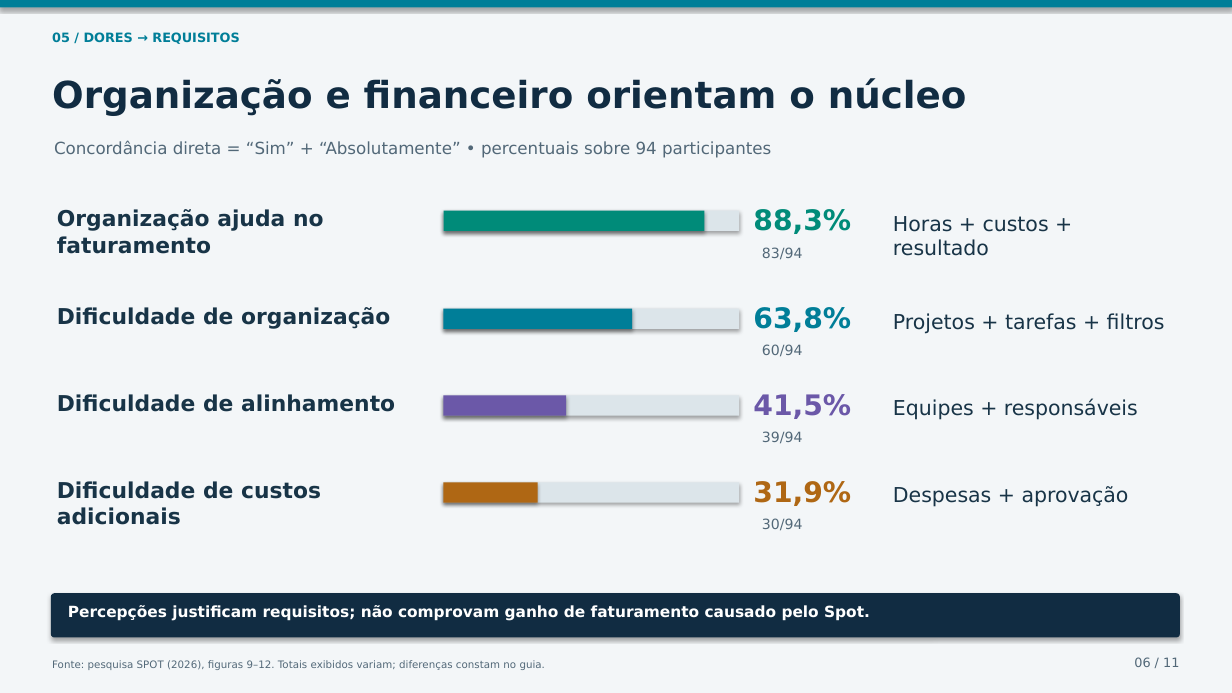
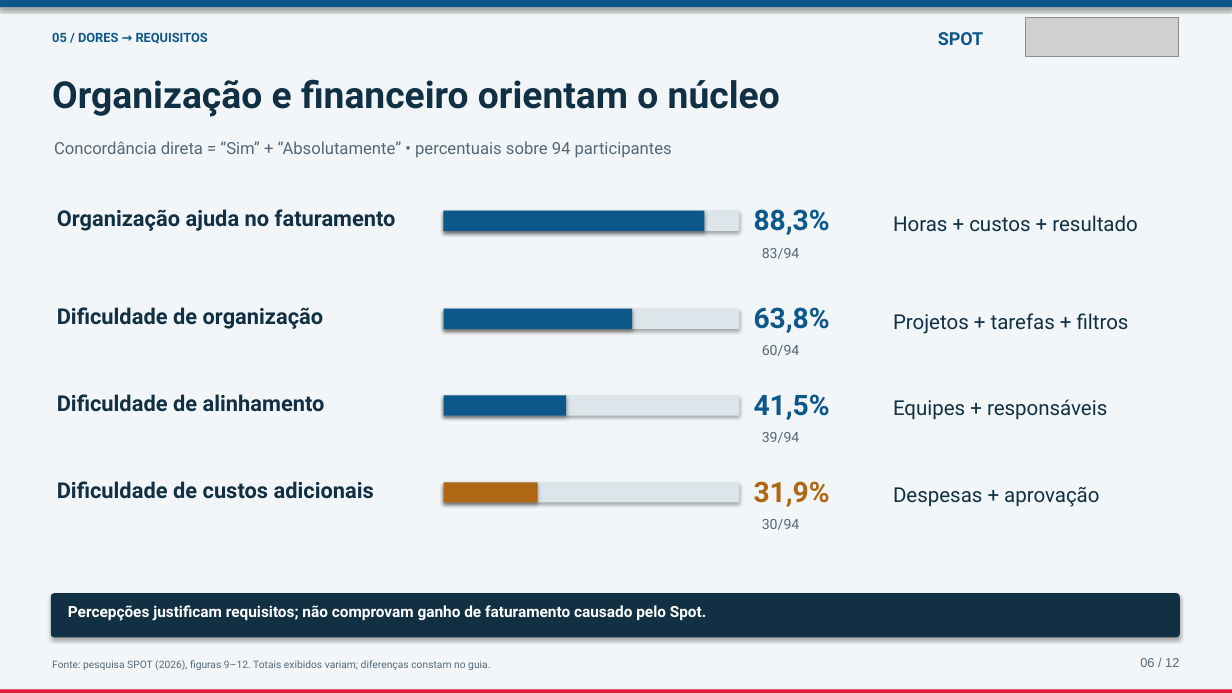
Before and after one commit to iamnotlittleprince/SPOT, a slide deck: slide 6 of docs/tcc/SPOT-Defesa-TCC-revisado.pptx. Drawn at 1232x693 pixels with LibreOffice and Linux fonts; fonts in the diff are those of the drawing; grey boxes stand for pictures. Boxes give left, top, right and bottom in pixels: in the first picture for what was removed or moved away, otherwise in the second. Text is boxed around its words. In the diff, an @@ line names an element or a change of style, - is before the commit and + after.

```diff
--- a/docs/tcc/SPOT-Defesa-TCC-revisado.pptx
+++ b/docs/tcc/SPOT-Defesa-TCC-revisado.pptx
@@ rectangle at [0,0,1232,7]: fill #007E98 to #0C588A @@
@@ picture added at [1026,18,1178,56] @@
@@ text "05 / DORES → REQUISITOS" at [52,32,208,44]: font DejaVu Sans to Roboto, text colour #007E98 to #0C588A @@
@@ text added at [938,32,983,45], 14 pt, text #0C588A, bold @@
+SPOT
@@ text "Organização e financeiro orientam o ..." at [52,79,780,117]: font DejaVu Sans to Roboto, text colour #112C42 to #123044 @@
@@ text "88,3%" at [754,209,830,235]: font DejaVu Sans to Roboto, text colour #008B79 to #0C588A @@
@@ rectangle at [444,211,704,231]: fill #008B79 to #0C588A @@
@@ rectangle at [444,309,632,329]: fill #007E98 to #0C588A @@
@@ text "63,8%" at [754,307,830,333]: font DejaVu Sans to Roboto, text colour #007E98 to #0C588A @@
@@ text "41,5%" at [754,394,830,420]: font DejaVu Sans to Roboto, text colour #6B58A8 to #0C588A @@
@@ rectangle at [444,396,567,416]: fill #6B58A8 to #0C588A @@
@@ font DejaVu Sans to Roboto, text colour #183447 to #123044 in 8 elements at [57,307,324,329], [893,313,1129,334], [57,209,396,231], [893,215,1137,232], [57,394,325,412], [893,399,1107,419], [57,481,374,499], [893,487,1099,507] @@
@@ rounded rectangle at [51,593,1180,638]: fill #112C42 to #123044 @@
@@ font DejaVu Sans to Roboto in 8 elements at [54,141,672,158], [52,660,490,670], [762,248,800,259], [762,345,800,356], [762,432,800,443], [754,481,830,507], [762,519,800,530], [68,605,706,621] @@
@@ text at [1140,658,1179,667]: text changed; font DejaVu Sans to Arial @@
-06 / 11
+06 / 12
@@ rectangle added at [0,689,1232,693], fill #E31B36 @@
```
Also in this commit, not shown: 10 other slides changed, 1 slide added, 18 other files.
